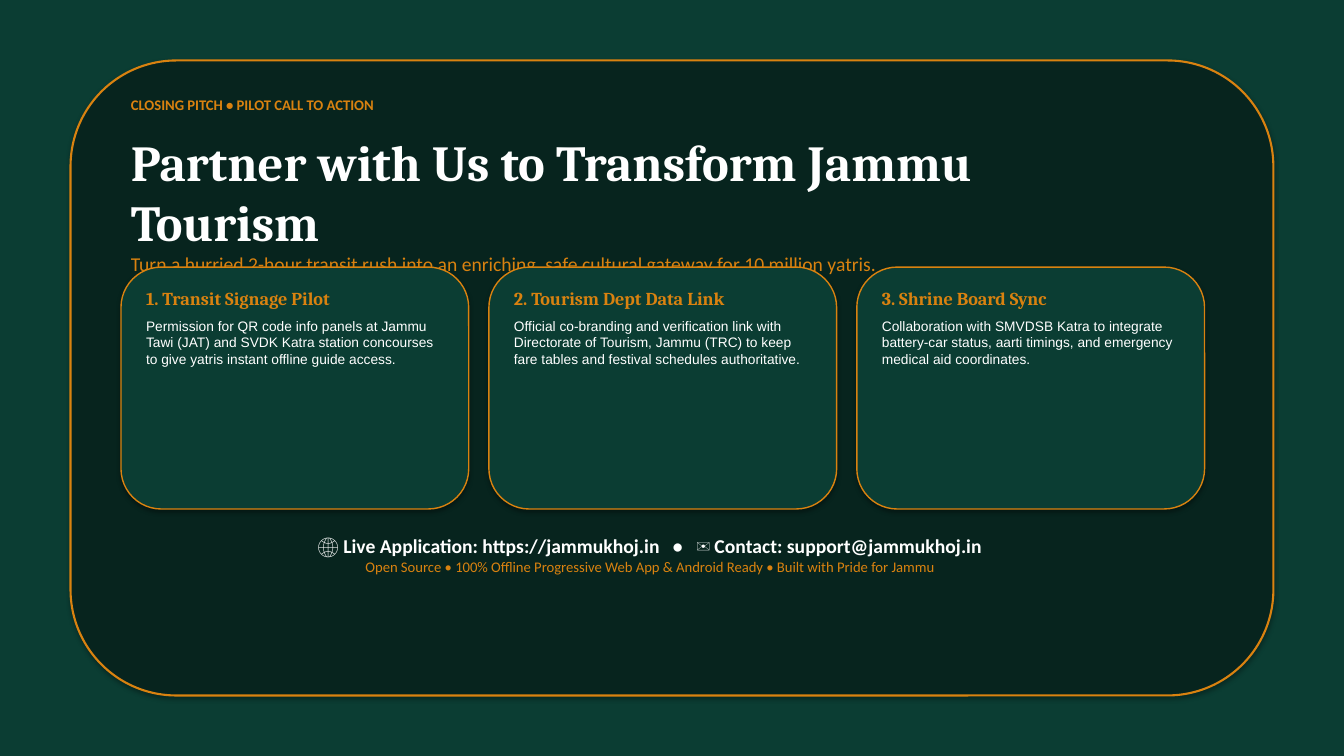
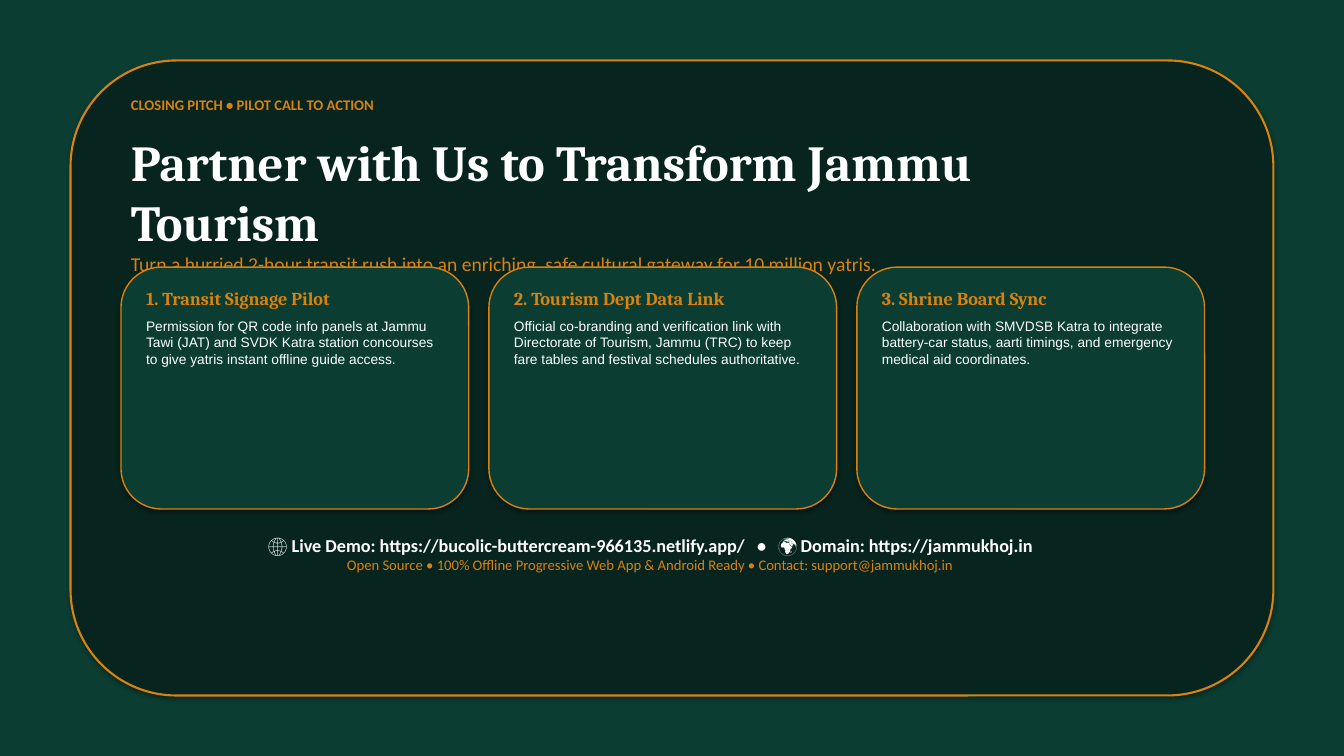
Before and after one commit to moin08s/JammuKhoj, a slide deck: slide 10 of JammuKhoj_Pitch_Deck.pptx. Drawn at 1344x756 pixels with LibreOffice and Linux fonts; fonts in the diff are those of the drawing. Boxes give left, top, right and bottom in pixels: in the first picture for what was removed or moved away, otherwise in the second. Text is boxed around its words. In the diff, an @@ line names an element or a change of style, - is before the commit and + after.

Commit message:
docs: add Netlify live demo link to README, SUPPORTING_DOCUMENT, and pitch deck

```diff
--- a/JammuKhoj_Pitch_Deck.pptx
+++ b/JammuKhoj_Pitch_Deck.pptx
@@ text at (292, 539, 1033, 573): text changed; size 10.5 to 13 pt; text colour #D98210 to #FFFFFF; bold on @@
-🌐 Live Application: https://jammukhoj.in • ✉️ Contact: support@jammukhoj.in
-Open Source • 100% Offline Progressive Web App & Android Ready • Built with Pride for Jammu
+🌐 Live Demo: https://bucolic-buttercream-966135.netlify.app/ • 🌍 Domain: https://jammukhoj.in
+Open Source • 100% Offline Progressive Web App & Android Ready • Contact: support@jammukhoj.in
```
Also in this commit, not shown: 9 other slides changed, 5 other files.
